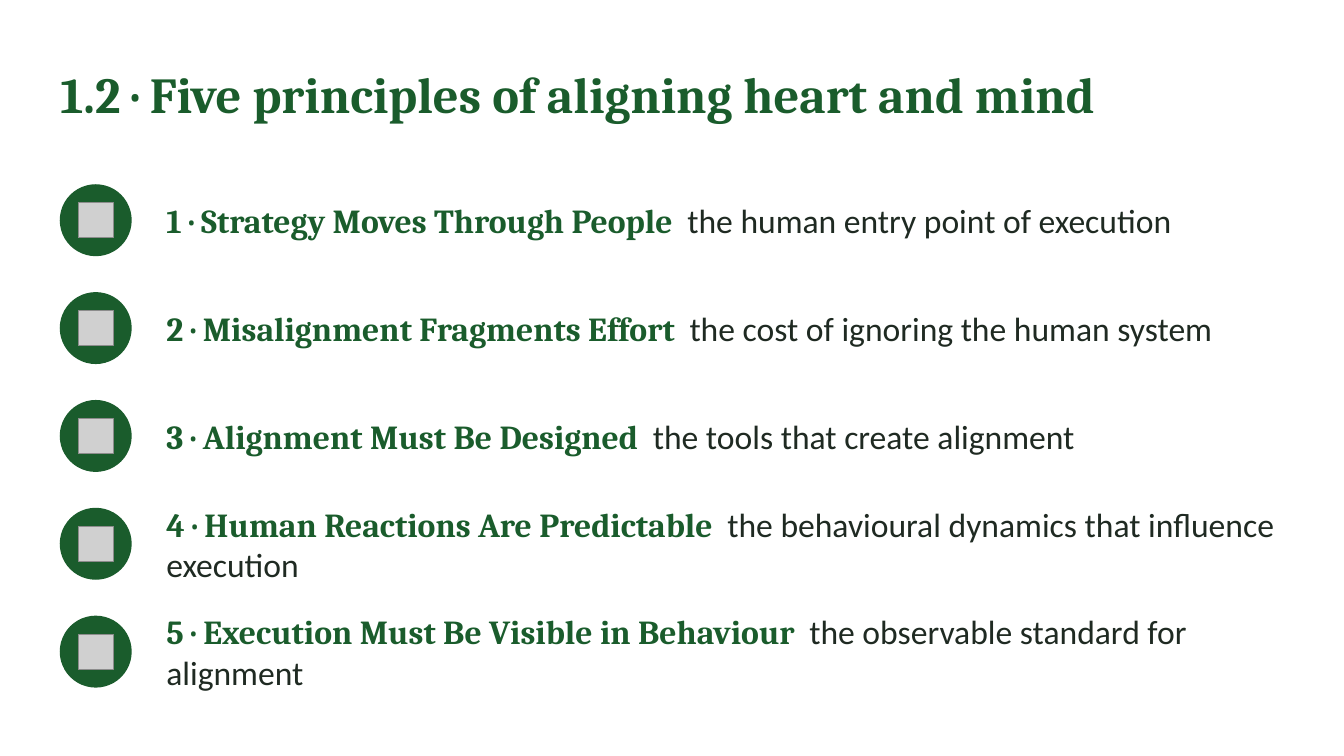
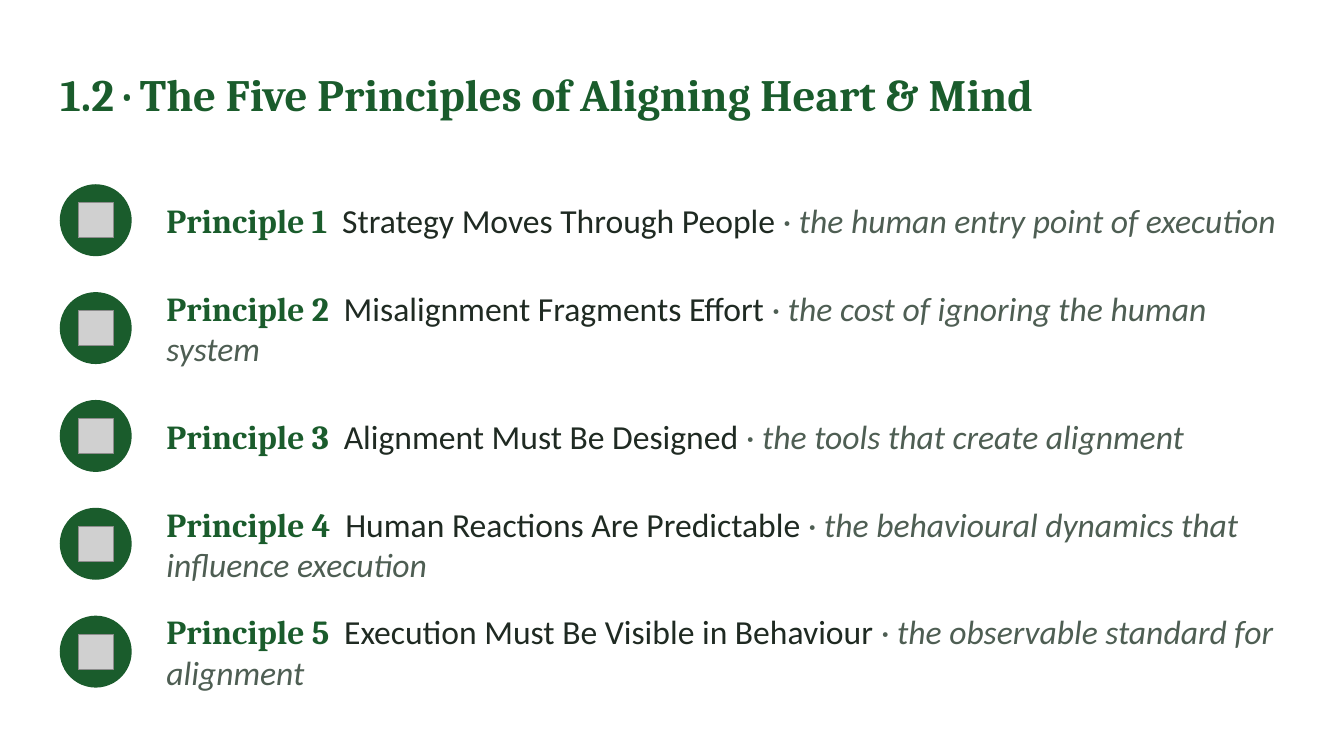
Before and after one commit to IBSL26/ibsl-platform, a slide deck: slide 6 of Unit decks/Unit 05 - Aligning Heart & Mind.pptx. Drawn at 1344x756 pixels with LibreOffice and Linux fonts; fonts in the diff are those of the drawing; grey boxes stand for pictures. Boxes give left, top, right and bottom in pixels: in the first picture for what was removed or moved away, otherwise in the second. Text is boxed around its words. In the diff, an @@ line names an element or a change of style, - is before the commit and + after.

```diff
--- a/Unit decks/Unit 05 - Aligning Heart & Mind.pptx
+++ b/Unit decks/Unit 05 - Aligning Heart & Mind.pptx
@@ text at bbox=[60, 79, 1033, 121]: text changed; size 36 to 32 pt @@
-1.2 · Five principles of aligning heart and mind
+1.2 · The Five Principles of Aligning Heart & Mind
@@ text at bbox=[166, 209, 1276, 240]: text changed; text colour #1F2A22 to #4E5E53 @@
-1 · Strategy Moves Through People the human entry point of execution
+Principle 1 Strategy Moves Through People · the human entry point of execution
@@ text at bbox=[166, 297, 1207, 367]: text changed; text colour #1F2A22 to #4E5E53 @@
-2 · Misalignment Fragments Effort the cost of ignoring the human system
+Principle 2 Misalignment Fragments Effort · the cost of ignoring the human system
@@ text at bbox=[166, 425, 1184, 456]: text changed; text colour #1F2A22 to #4E5E53 @@
-3 · Alignment Must Be Designed the tools that create alignment
+Principle 3 Alignment Must Be Designed · the tools that create alignment
@@ text at bbox=[166, 513, 1238, 581]: text changed; text colour #1F2A22 to #4E5E53; italic on @@
-4 · Human Reactions Are Predictable the behavioural dynamics that influence execution
+Principle 4 Human Reactions Are Predictable · the behavioural dynamics that influence execution
@@ text at bbox=[166, 620, 1273, 691]: text changed; font Cambria to Calibri; text colour #1A5C2C to #4E5E53; bold off @@
-5 · Execution Must Be Visible in Behaviour the observable standard for alignment
+Principle 5 Execution Must Be Visible in Behaviour · the observable standard for alignment
```
Also in this commit, not shown: 24 other slides changed, 8 slides added, 1 slide removed, 41 other files.
